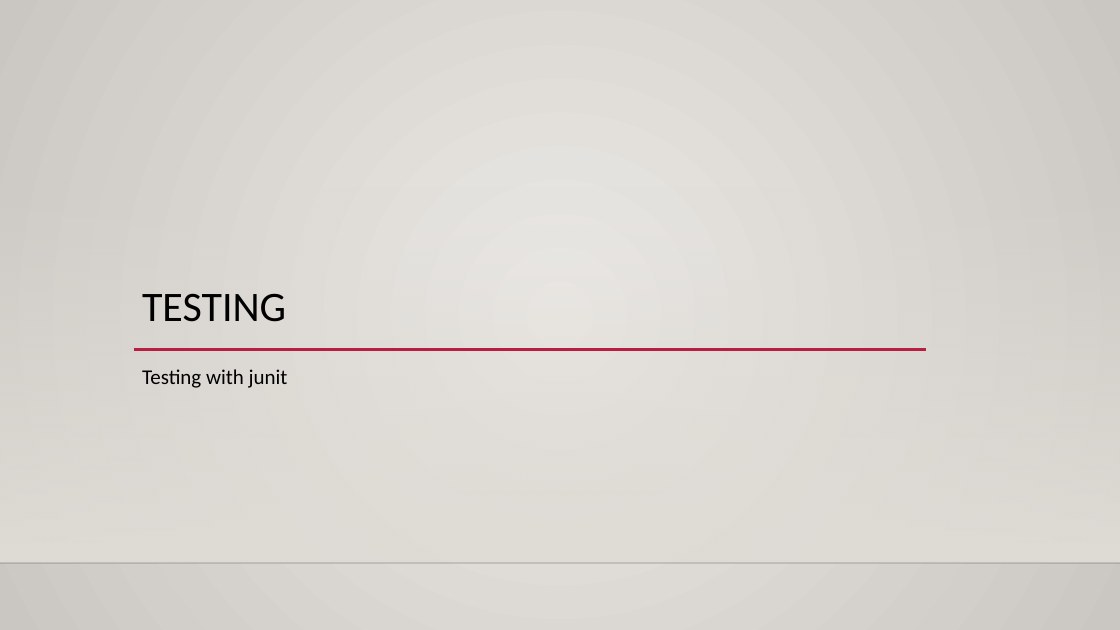
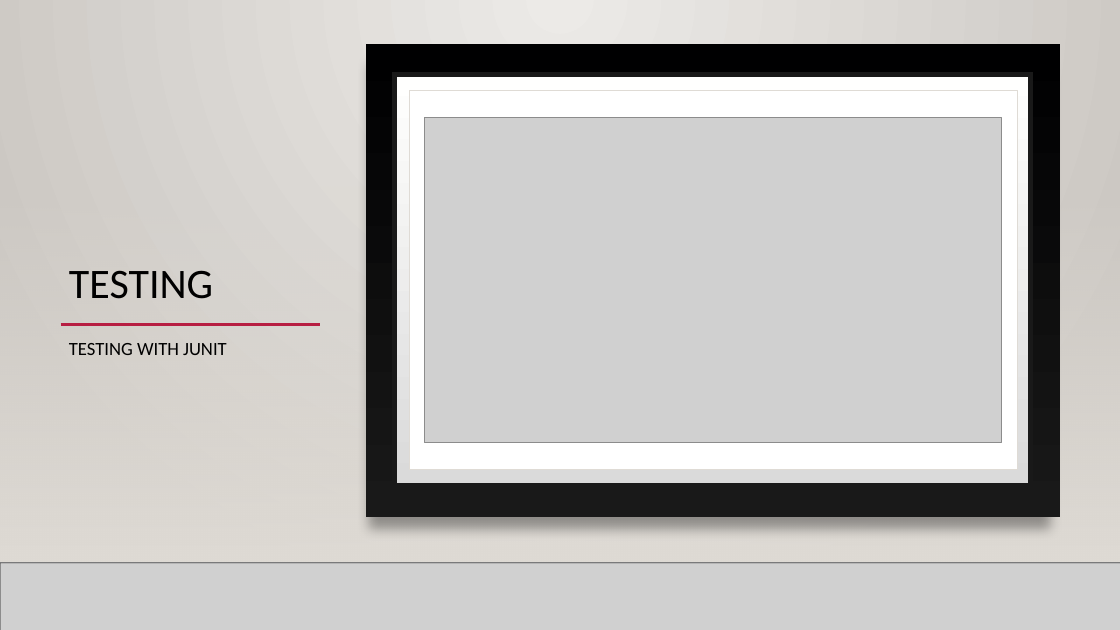
Before and after one commit to aukokyong/DSS, a slide deck: slide 12 of DSSpresentation.pptx. Drawn at 1120x630 pixels with LibreOffice and Linux fonts; fonts in the diff are those of the drawing; grey boxes stand for pictures; background and template pictures are left out. Boxes give left, top, right and bottom in pixels: in the first picture for what was removed or moved away, otherwise in the second. Text is boxed around its words. In the diff, an @@ line names an element or a change of style, - is before the commit and + after.

Commit message:
ppt slides

```diff
--- a/DSSpresentation.pptx
+++ b/DSSpresentation.pptx
@@ rectangle added at (0, 0, 1120, 630), fill gradient #ECEAE7 to #CAC7C1 @@
@@ rectangle added at (365, 45, 1060, 518), fill gradient #000001 to #191919 @@
@@ rectangle added at (394, 75, 1031, 485), fill gradient #DADADA to #FFFFFE, outline #191919 4 pt @@
@@ rectangle added at (409, 90, 1017, 470), fill #FFFFFF, outline #DFDBD5 0.5 pt @@
@@ picture added at (424, 118, 1002, 444) @@
@@ title "TESTING": place and size @@
-title "TESTING" at (142, 293, 286, 322)
+title "TESTING" at (69, 270, 213, 299)
@@ rectangle added at (0, 186, 1120, 563), fill gradient #DFDBD5 @@
@@ rectangle added at (0, 186, 1120, 563), fill gradient #DFDBD5 @@
@@ line added from (60, 324) to (320, 324), #B71E42 2.5 pt @@
@@ line added from (222, 324) to (1016, 324), #B71E42 2.5 pt @@
@@ text at (69, 343, 227, 355): text changed; size 18 to 16 pt @@
-Testing with junit
+TESTING WITH JUNIT
@@ line added from (0, 563) to (1120, 563), #000001 1 pt @@
@@ picture added at (0, 563, 1120, 630) @@
@@ line added from (0, 563) to (1120, 563), #000001 1 pt @@
```
Also in this commit, not shown: 2 other slides changed, 2 slides added, 1 slide removed.
